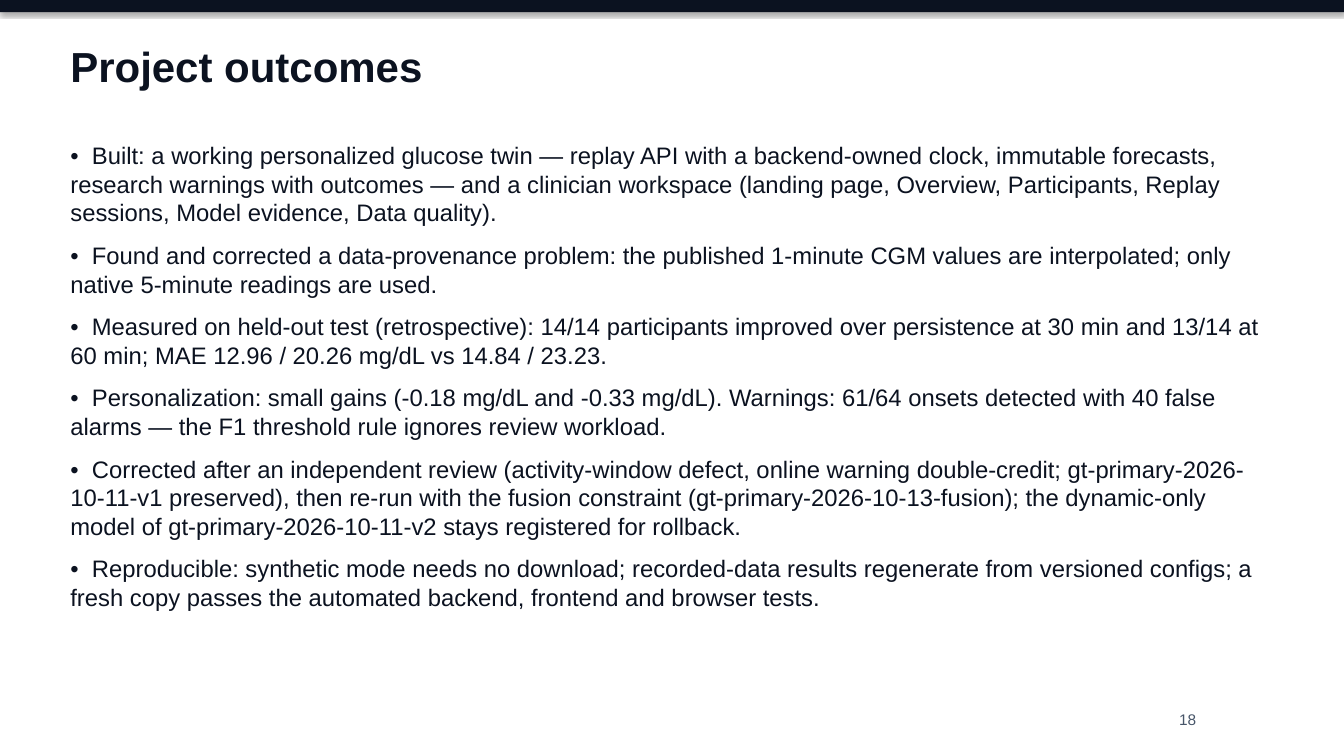
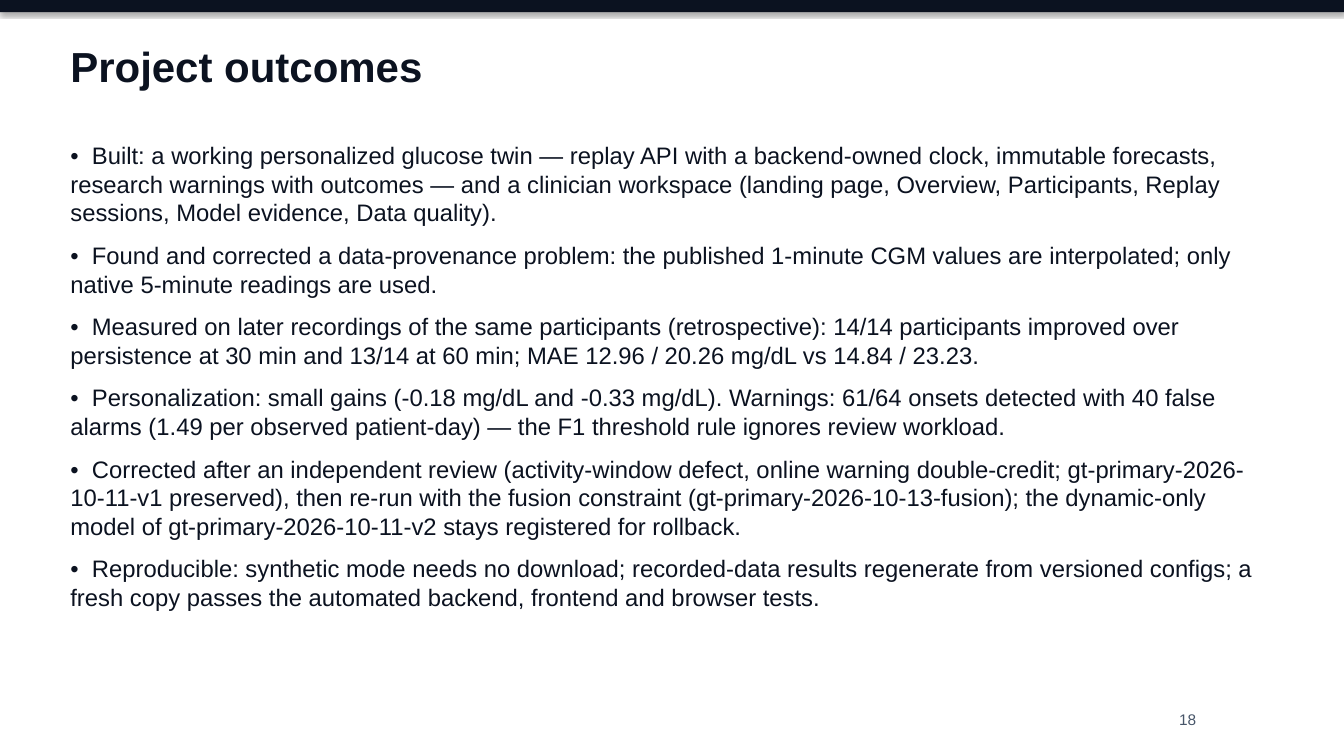
Before and after one commit to Avi36005/DigitalTwin-Challenge-Kryptonite, a slide deck: slide 18 of docs/submission/GlucoTwin_Presentation.pptx. Drawn at 1344x756 pixels with LibreOffice and Linux fonts; fonts in the diff are those of the drawing. Boxes give left, top, right and bottom in pixels: in the first picture for what was removed or moved away, otherwise in the second. Text is boxed around its words. In the diff, an @@ line names an element or a change of style, - is before the commit and + after.

Commit message:
docs: require a minimum 20-minute video per the challenge page; state that the final test holds later recordings of the same 14 participants
Rechecked the challenge page on 14 Oct 2026 (D-040): target 20:15 so neither the
rendered file nor YouTube's displayed duration falls below 20:00. Evidence wording
and slides now say the test is over time, not on new patients, and report
per-participant range coverage and persistence false-alarm rates.

```diff
--- a/docs/submission/GlucoTwin_Presentation.pptx
+++ b/docs/submission/GlucoTwin_Presentation.pptx
@@ text at (70, 317, 1215, 440): text changed @@
-• Measured on held-out test (retrospective): 14/14 participants improved over persistence at 30 min and 13/14 at 60 min; MAE 12.96 / 20.26 mg/dL vs 14.84 / 23.23.
-• Personalization: small gains (-0.18 mg/dL and -0.33 mg/dL). Warnings: 61/64 onsets detected with 40 false alarms — the F1 threshold rule ignores review workload.
+• Measured on later recordings of the same participants (retrospective): 14/14 participants improved over persistence at 30 min and 13/14 at 60 min; MAE 12.96 / 20.26 mg/dL vs 14.84 / 23.23.
+• Personalization: small gains (-0.18 mg/dL and -0.33 mg/dL). Warnings: 61/64 onsets detected with 40 false alarms (1.49 per observed patient-day) — the F1 threshold rule ignores review workload.
```
Also in this commit, not shown: 4 other slides changed, 13 other files.
